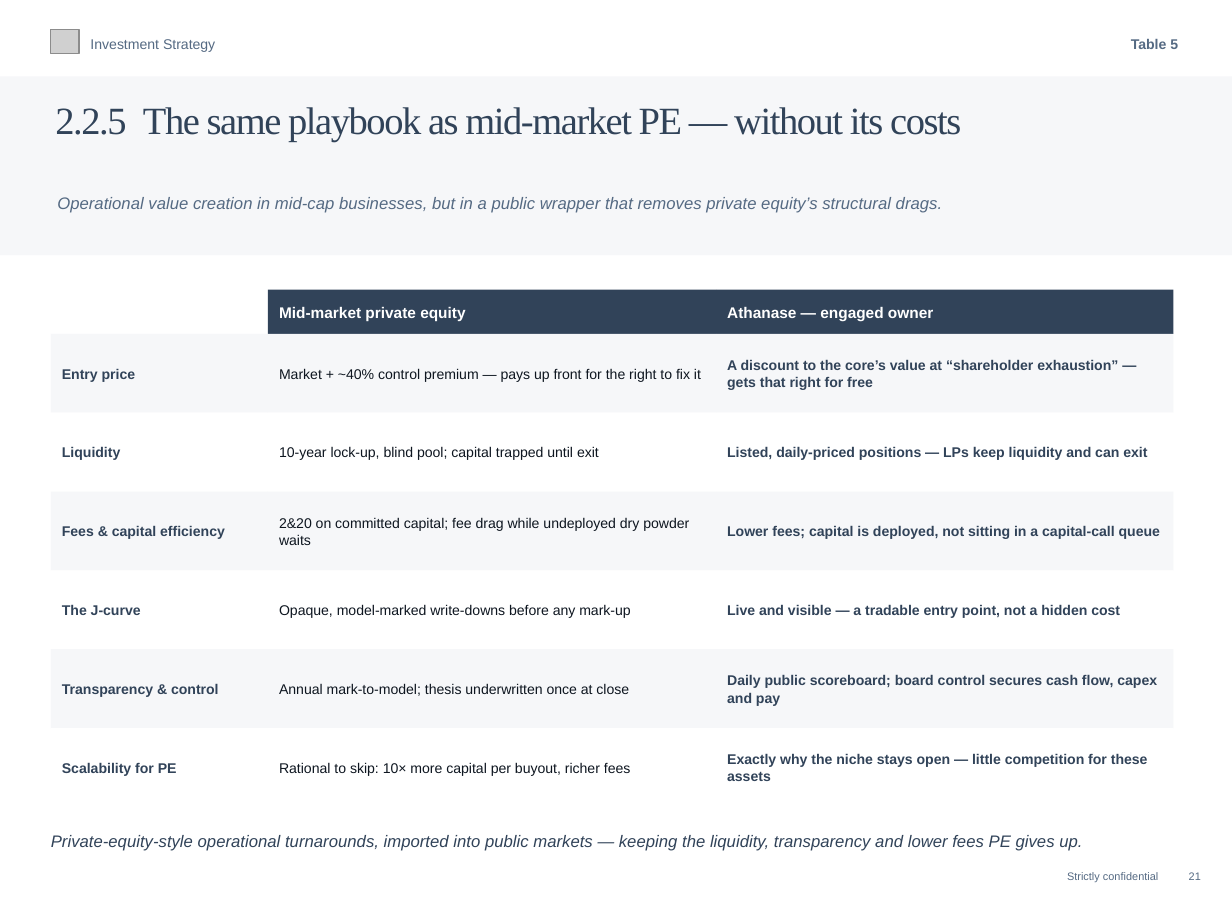
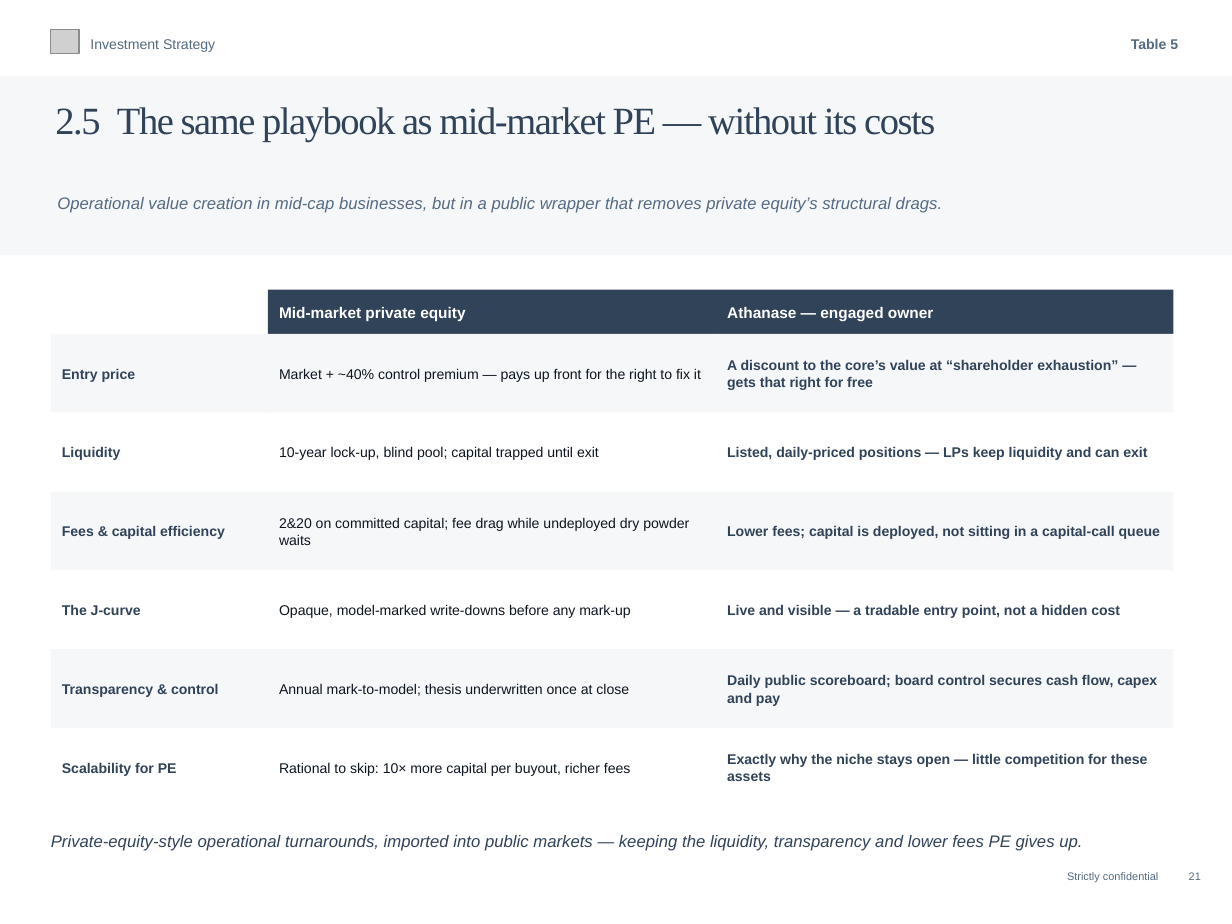
Before and after one commit to charette-lab/Claude, a slide deck: slide 24 of Athanase_Engaged_Ownership_Allocator_Deck.pptx. Drawn at 1232x924 pixels with LibreOffice and Linux fonts; fonts in the diff are those of the drawing; grey boxes stand for pictures. Boxes give left, top, right and bottom in pixels: in the first picture for what was removed or moved away, otherwise in the second. Text is boxed around its words. In the diff, an @@ line names an element or a change of style, - is before the commit and + after.

```diff
--- a/Athanase_Engaged_Ownership_Allocator_Deck.pptx
+++ b/Athanase_Engaged_Ownership_Allocator_Deck.pptx
@@ text at <box>55,107,935,142</box>: text changed @@
-2.2.5 The same playbook as mid-market PE — without its costs
+2.5 The same playbook as mid-market PE — without its costs
```
Also in this commit, not shown: 39 other slides changed, 1 other file.
